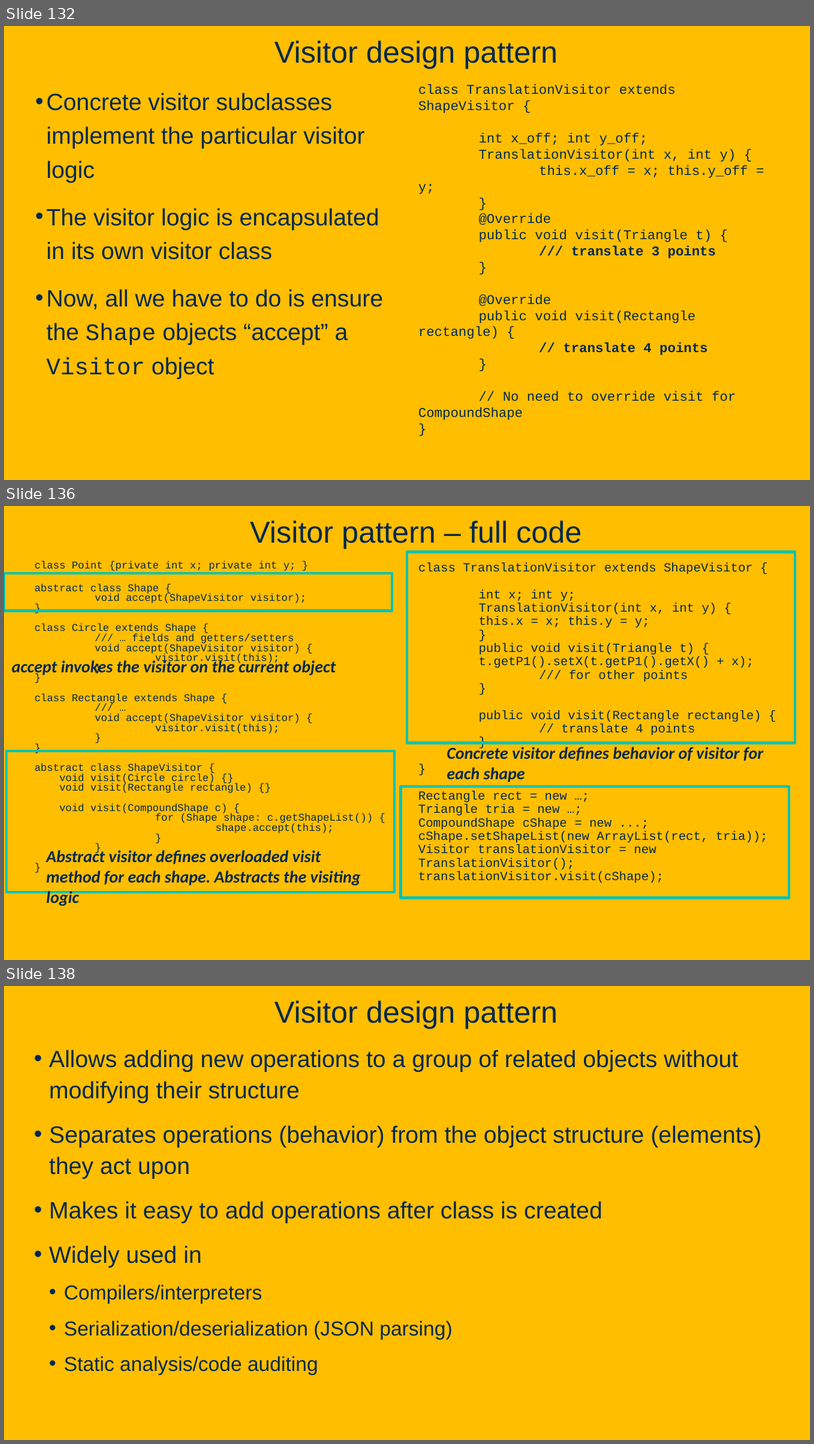
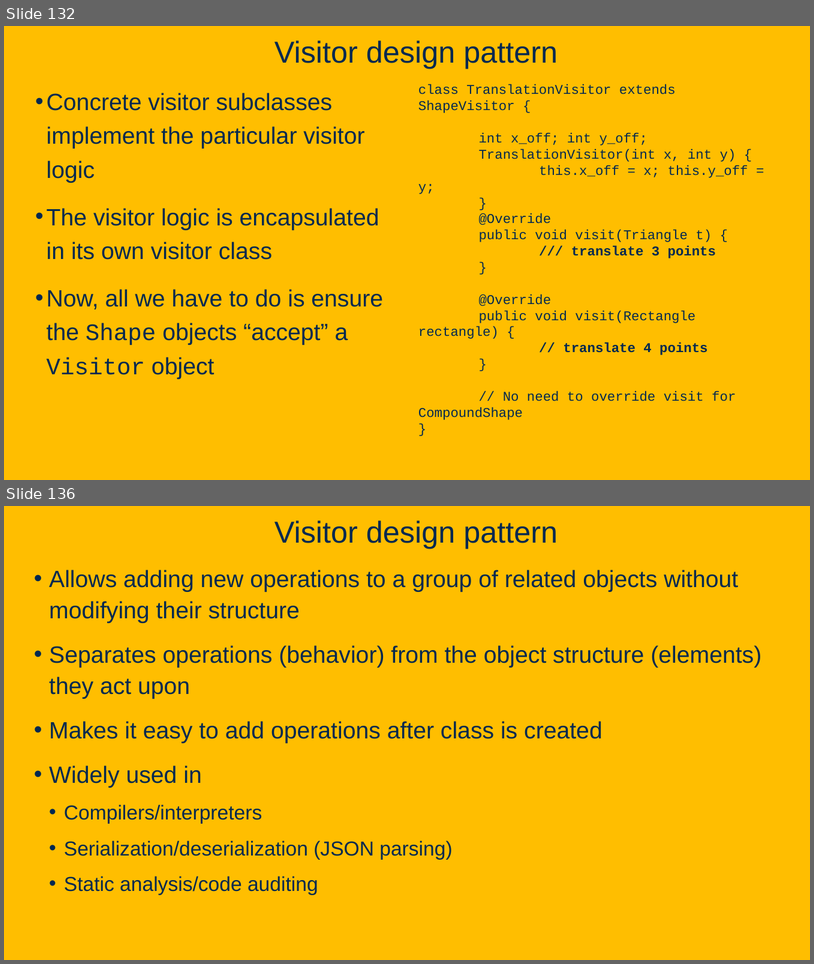
Before and after one commit to davsec-teaching/ecs160-f25, a slide deck: slides/8_design_patterns.pptx. Shown one above the other, each under a label of ours: slides 132, 136 and 138 before the commit, slides 132 and 136 after it; the slides between them are not shown. The pictures are 814x1444 and 814x964 pixels, drawn with LibreOffice and Linux fonts; fonts in the diff are those of the drawing; background and template pictures are left out. Boxes give left, top, right and bottom in pixels: in the first picture for what was removed or moved away, otherwise in the second. Text is boxed around its words. In the diff, an @@ line names an element or a change of style, - is before the commit and + after.

```diff
--- a/slides/8_design_patterns.pptx
+++ b/slides/8_design_patterns.pptx
@@ slide 136 removed at box(4, 506, 810, 960), background picture (left out) @@
@@ title removed at box(250, 520, 582, 549) @@
-Visitor pattern – full code
@@ rectangle removed at box(408, 552, 796, 742) @@
@@ rectangle removed at box(4, 573, 392, 610) @@
@@ text removed at box(35, 561, 373, 833) @@
-class Point {private int x; private int y; }
-abstract class Shape {
-void accept(ShapeVisitor visitor);
-}
-class Circle extends Shape {
-/// … fields and getters/setters
-void accept(ShapeVisitor visitor) {
-visitor.visit(this);
-}
-}
-class Rectangle extends Shape {
-/// …
-void accept(ShapeVisitor visitor) {
-visitor.visit(this);
-}
-}
-abstract class ShapeVisitor {
-void visit(Circle circle) {}
-void visit(Rectangle rectangle) {}
-void visit(CompoundShape c) {
-for (Shape shape: c.getShapeList()) {
-shape.accept(this);
-}
-}
-}
@@ text removed at box(419, 562, 768, 883) @@
-class TranslationVisitor extends ShapeVisitor {
-int x; int y;
-TranslationVisitor(int x, int y) {
-this.x = x; this.y = y;
-}
-public void visit(Triangle t) {
-t.getP1().setX(t.getP1().getX() + x);
-/// for other points
-}
-public void visit(Rectangle rectangle) {
-// translate 4 points
-}
-}
-Rectangle rect = new …;
-Triangle tria = new …;
-CompoundShape cShape = new ...;
-cShape.setShapeList(new ArrayList(rect, tria));
-Visitor translationVisitor = new TranslationVisitor();
-translationVisitor.visit(cShape);
@@ text removed at box(12, 658, 336, 676) @@
-accept invokes the visitor on the current object
@@ rectangle removed at box(6, 751, 395, 892) @@
@@ text removed at box(447, 745, 764, 782) @@
-Concrete visitor defines behavior of visitor for each shape
@@ rectangle removed at box(401, 786, 789, 897) @@
@@ text removed at box(46, 848, 361, 885) @@
-Abstract visitor defines overloaded visit method for each shape. Abstracts the visiting logic
@@ what was slide 138 is now slide 136 @@
```
Also in this commit, not shown: 4 slides changed, 2 slides added, 3 other slides removed.
